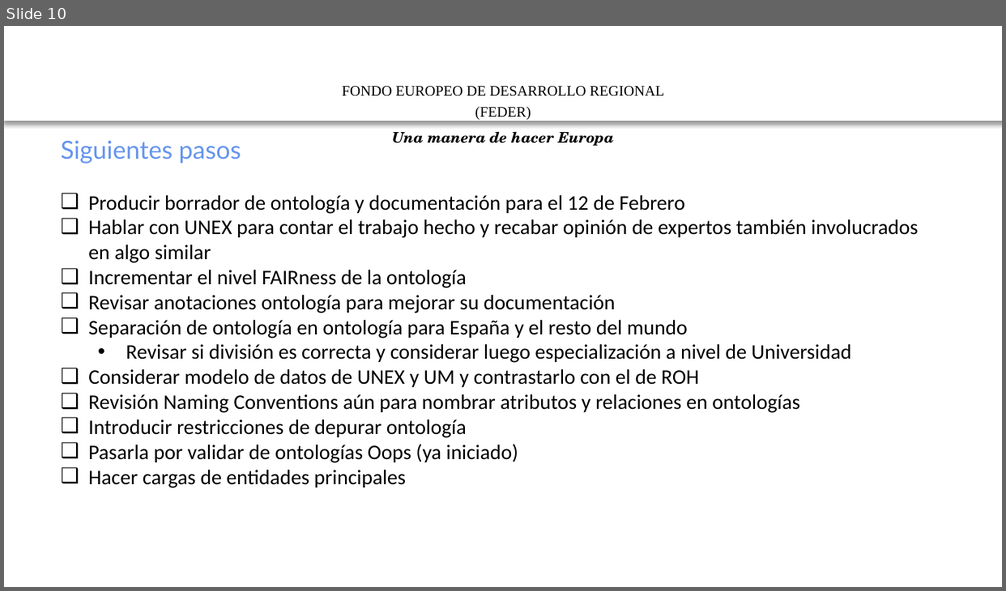
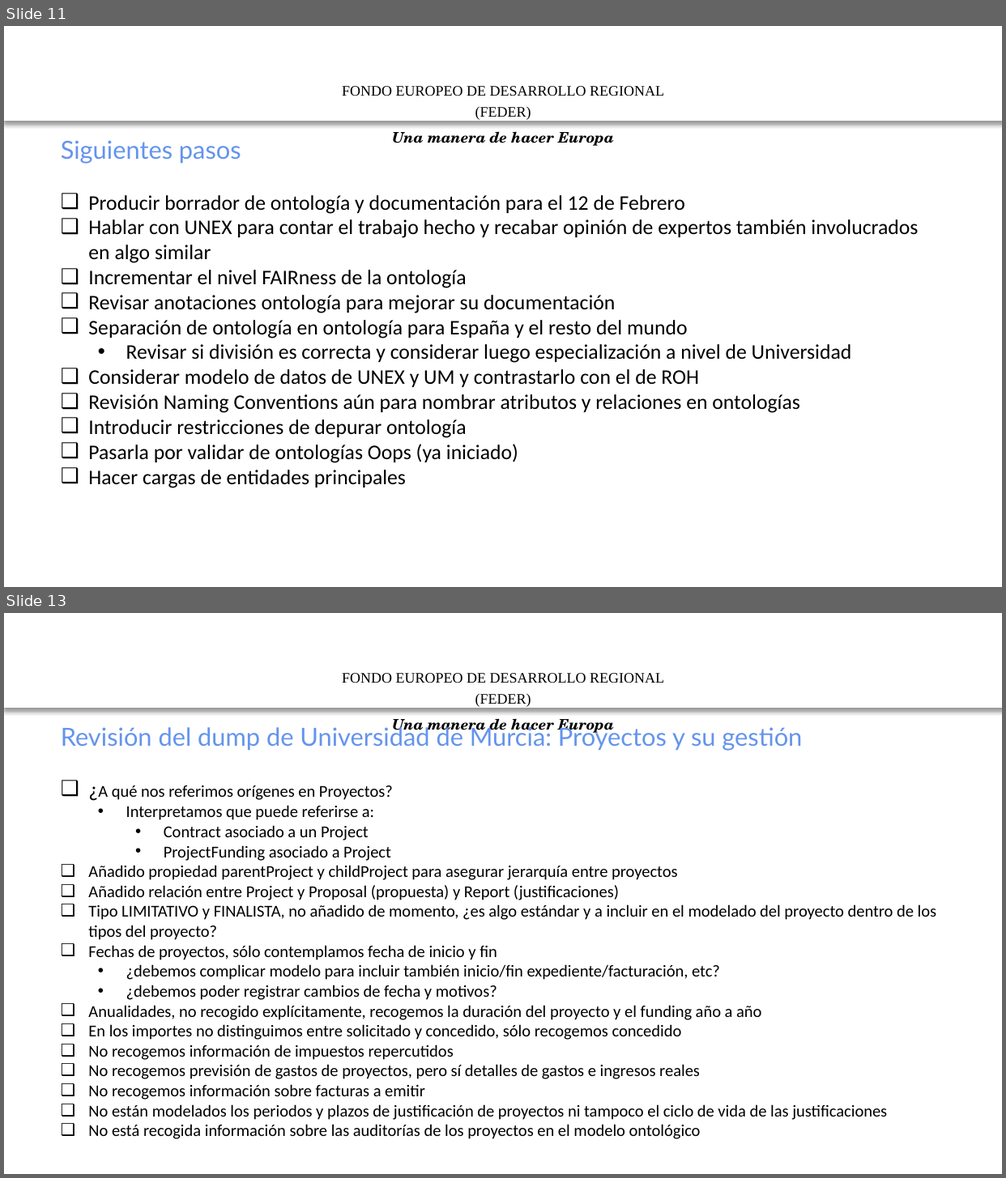
Before and after one commit to mpuerta004/GnossDeustoOnto, a slide deck: 20200109 HERCULES ASIO -ROH-Validación.pptx. Shown one above the other, each under a label of ours: slide 10 before the commit, slides 11 and 13 after it; the slides between them are not shown. The pictures are 1006x591 and 1006x1178 pixels, drawn with LibreOffice and Linux fonts; fonts in the diff are those of the drawing; background and template pictures are left out. Boxes give left, top, right and bottom in pixels: in the first picture for what was removed or moved away, otherwise in the second. Text is boxed around its words. In the diff, an @@ line names an element or a change of style, - is before the commit and + after.

```diff
--- a/20200109 HERCULES ASIO -ROH-Validación.pptx
+++ b/20200109 HERCULES ASIO -ROH-Validación.pptx
@@ slide 13 added at box(4, 613, 1002, 1174), background #FFFFFF; not listed: 2 template elements that a slide beside it also shows @@
@@ text added at box(61, 724, 936, 1139), 16 pt, text #000000 @@
+Revisión del dump de Universidad de Murcia: Proyectos y su gestión
+❑ ¿A qué nos referimos orígenes en Proyectos?
+  • Interpretamos que puede referirse a:
+    • Contract asociado a un Project
+    • ProjectFunding asociado a Project
+❑ Añadido propiedad parentProject y childProject para asegurar jerarquía entre proyectos
+❑ Añadido relación entre Project y Proposal (propuesta) y Report (justificaciones)
+❑ Tipo LIMITATIVO y FINALISTA, no añadido de momento, ¿es algo estándar y a incluir en el modelado del proyecto dentro de los tipos del proyecto?
+❑ Fechas de proyectos, sólo contemplamos fecha de inicio y fin
+  • ¿debemos complicar modelo para incluir también inicio/fin expediente/facturación, etc?
+  • ¿debemos poder registrar cambios de fecha y motivos?
+❑ Anualidades, no recogido explícitamente, recogemos la duración del proyecto y el funding año a año
+❑ En los importes no distinguimos entre solicitado y concedido, sólo recogemos concedido
+❑ No recogemos información de impuestos repercutidos
+❑ No recogemos previsión de gastos de proyectos, pero sí detalles de gastos e ingresos reales
+❑ No recogemos información sobre facturas a emitir
+❑ No están modelados los periodos y plazos de justificación de proyectos ni tampoco el ciclo de vida de las justificaciones
+❑ No está recogida información sobre las auditorías de los proyectos en el modelo ontológico
@@ what was slide 10 is now slide 11 @@
```
Also in this commit, not shown: 1 slide changed, 11 other slides added, 1 other file.
